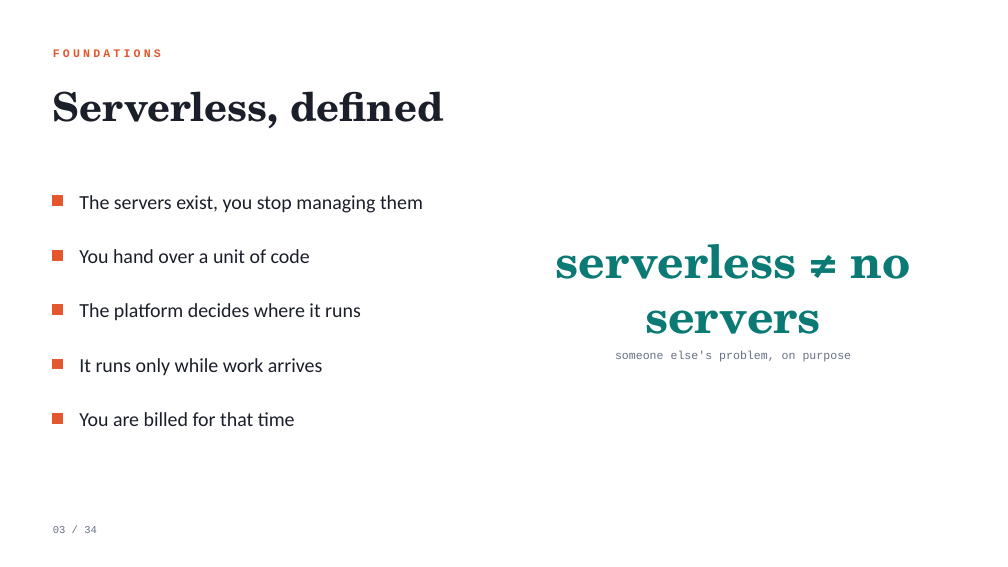
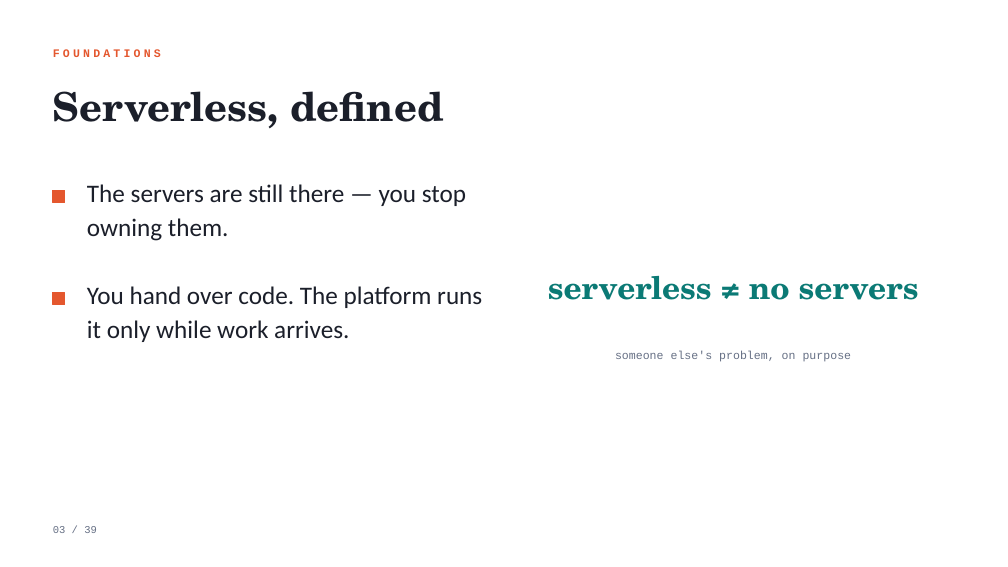
Before and after one commit to black-cloudlet/serverless, a slide deck: slide 3 of docs/presentation/serverless-platform.pptx. Drawn at 1008x567 pixels with LibreOffice and Linux fonts; fonts in the diff are those of the drawing. Boxes give left, top, right and bottom in pixels: in the first picture for what was removed or moved away, otherwise in the second. Text is boxed around its words. In the diff, an @@ line names an element or a change of style, - is before the commit and + after.

```diff
--- a/docs/presentation/serverless-platform.pptx
+++ b/docs/presentation/serverless-platform.pptx
@@ text "The servers are still there ..." at (87,184,466,241): vertical alignment middle to top @@
@@ rectangle: place and size @@
-rectangle at (53,196,63,206)
+rectangle at (53,191,65,203)
@@ text at (87,184,466,241): text changed; size 19 to 24 pt @@
-The servers exist, you stop managing them
+The servers are still there — you stop owning them.
@@ text "serverless ≠ no servers" at (548,275,919,300): size 44 to 30 pt @@
@@ rectangle removed at (53,250,63,260) @@
@@ text removed at (79,249,310,263) @@
-You hand over a unit of code
@@ rectangle: place and size @@
-rectangle at (53,305,63,315)
+rectangle at (53,293,65,305)
@@ text "You hand over code. The ..." at (87,286,482,342): vertical alignment middle to top @@
@@ text at (87,286,482,342): text changed; size 19 to 24 pt @@
-It runs only while work arrives
+You hand over code. The platform runs it only while work arrives.
@@ text removed at (79,303,361,321) @@
-The platform decides where it runs
@@ rectangle removed at (53,359,63,369) @@
@@ rectangle removed at (53,414,63,423) @@
@@ text removed at (79,412,295,426) @@
-You are billed for that time
@@ text at (53,526,97,533): text changed @@
-03 / 34
+03 / 39
```
Also in this commit, not shown: 30 other slides changed, 7 slides added, 2 slides removed, 7 other files.
